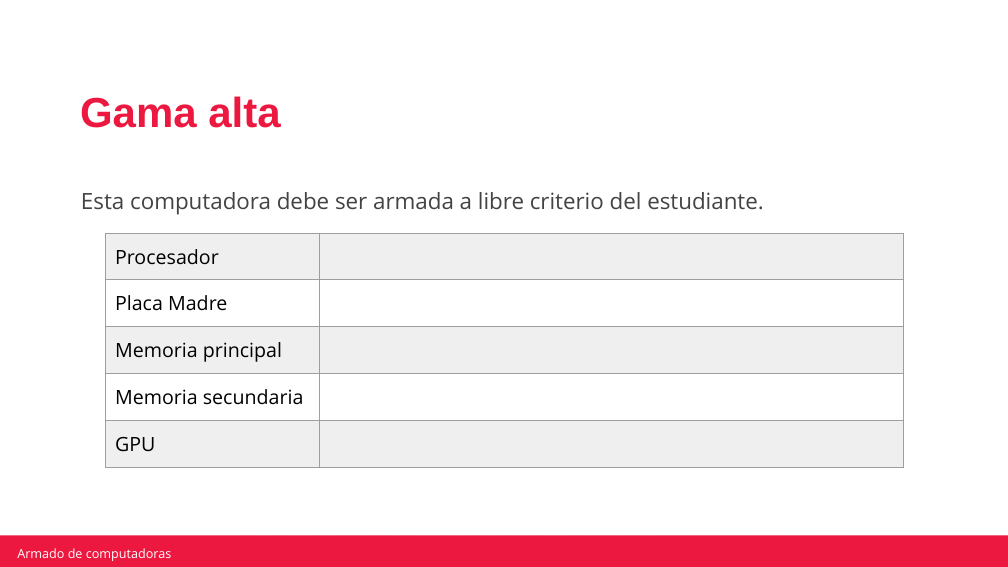
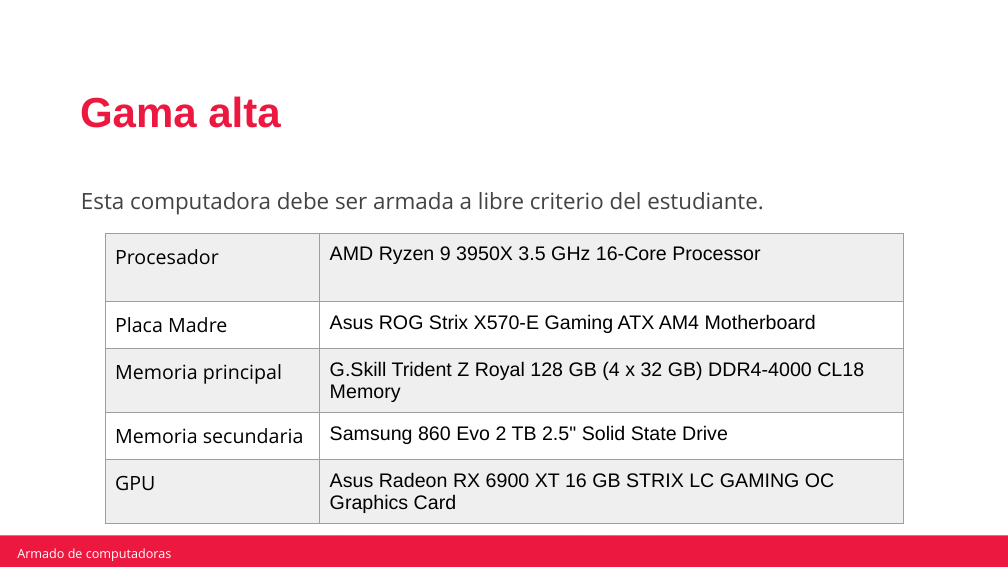
Before and after one commit to robertotorfe/Mochila-Camada-2-0522, a slide deck: slide 20 of Actividad integradora armado de computadoras.pptx. Drawn at 1008x567 pixels with LibreOffice and Linux fonts; fonts in the diff are those of the drawing; background and template pictures are left out. Boxes give left, top, right and bottom in pixels: in the first picture for what was removed or moved away, otherwise in the second. Text is boxed around its words. In the diff, an @@ line names an element or a change of style, - is before the commit and + after.

```diff
--- a/Actividad integradora armado de computadoras.pptx
+++ b/Actividad integradora armado de computadoras.pptx
@@ table at box(105, 233, 903, 522) @@
-row 1, column 2: 
+row 1, column 2: AMD Ryzen 9 3950X 3.5 GHz 16-Core Processor
-row 2, column 2: 
+row 2, column 2: Asus ROG Strix X570-E Gaming ATX AM4 Motherboard
-row 3, column 2: 
+row 3, column 2: G.Skill Trident Z Royal 128 GB (4 x 32 GB) DDR4-4000 CL18 Memory
@@ row 4, column 2: "" to "Samsung 860 Evo 2 TB 2.5" Solid State Drive" @@
-row 5, column 2: 
+row 5, column 2: Asus Radeon RX 6900 XT 16 GB STRIX LC GAMING OC Graphics Card
```
Also in this commit, not shown: 8 other slides changed.
